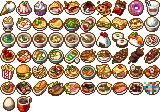
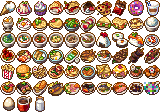
Before/after of a 160 × 112 layered artwork. What changed in the layer stack:
removed layer "Outline" over [left=35, top=96, right=45, bottom=112]
removed layer "Base" over [left=35, top=96, right=45, bottom=112]
added layer "Layer 2" above "Layer 1" over [left=35, top=96, right=45, bottom=112]
added layer "Layer 1" above "Layer 1 copy 8" over [left=35, top=96, right=45, bottom=112]
